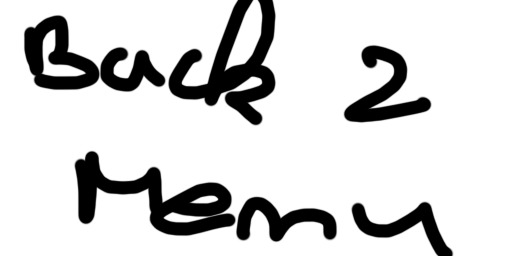
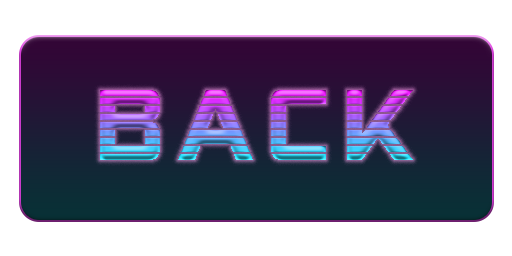
Layered file, before and after one edit (512px x 256px). Changes by layer:
added layer "BACK" above "Rounded Rectangle 1" over [100, 90, 413, 160]
added layer "Rounded Rectangle 1" above "Background" over [19, 35, 494, 222]
